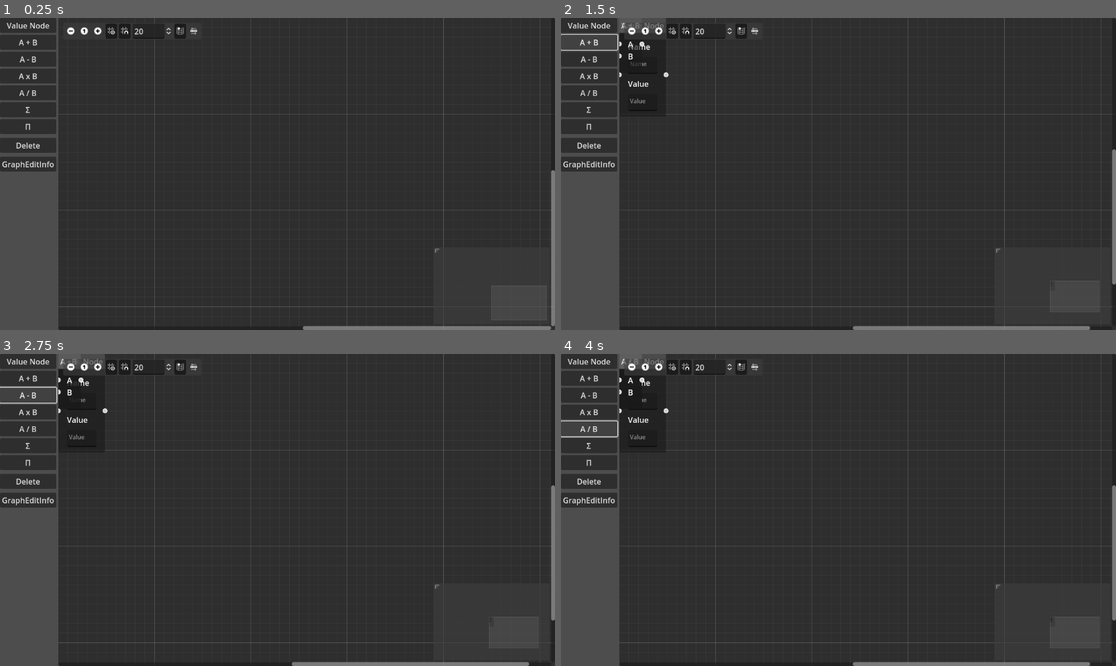
Above: before the commit, frames 1-4 (two rows, left to right).
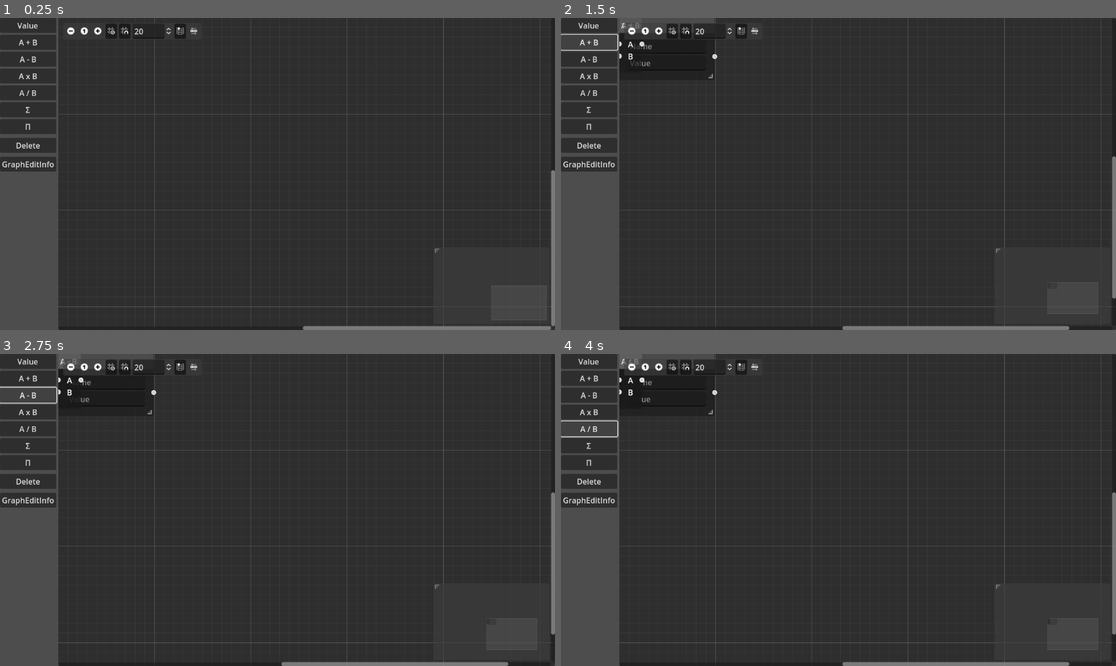
Above: after the commit, the same moments.

Repository: hrk4649/calc_node_editor
Game: Godot game, scene res://main.tscn
The game is run twice, just before and just after one commit, with the same random seed, the same clock (stepped at 60 frames per second) and the same inputs.
Inputs:
- Up to frame 1 (0.25 s): no input
- Up to frame 2 (1.5 s): click "Value Node" (after the commit: "Value") at 0.5 s; click "A + B" at 1.25 s
- Up to frame 3 (2.75 s): click "A - B" at 2 s
- Up to frame 4 (4 s): click "A x B" at 2.75 s; click "A / B" at 3.5 s

The runs differ from the first frame. In frame 1, less than 0.1% of the frame differs, in the area x 1-9%, y 1-4%; in frame 2, 0.6%, in the area x 1-100%, y 0-100%; in frame 3, 0.6%; in frame 4, 0.6%.

Commit message:
change TextEdit to LineEdit

Diff:
--- a/godot4/main.tscn
+++ b/godot4/main.tscn
@@ -24,7 +24,7 @@
 
 [node name="ButtonValueNode" type="Button" parent="HBoxContainer/VBoxContainer"]
 layout_mode = 2
-text = "Value Node"
+text = "Value"
 
 [node name="ButtonAddOpNode" type="Button" parent="HBoxContainer/VBoxContainer"]
 layout_mode = 2
--- a/godot4/value_node.gd
+++ b/godot4/value_node.gd
@@ -3,8 +3,8 @@
 signal change_name(id, node_name)
 signal change_value(id, value)
 
-@onready var textEditName = $VBoxContainer/TextEditName
-@onready var textEditValue = $VBoxContainer/TextEditValue
+@onready var lineEditName = $VBoxContainer/LineEditName
+@onready var lineEditValue = $VBoxContainer/LineEditValue
 
 var node_type:
 	get:
@@ -13,10 +13,18 @@
 		pass
 
 func set_value(value):
-	textEditValue.text = str(value)
+	lineEditValue.text = str(value)
 
-func _on_text_edit_name_text_changed():
-	emit_signal("change_name", self.name, textEditName.text)
+func _on_resize_request(new_minsize):
+	self.size = new_minsize
 
-func _on_text_edit_value_text_changed():
-	emit_signal("change_value", self.name, int(textEditValue.text))
+func _on_line_edit_name_text_changed(new_text):
+	emit_signal("change_name", self.name, lineEditName.text)
+
+func _on_line_edit_value_text_changed(new_text):
+	var numValue = null
+	if new_text.contains("."):
+		numValue = float(new_text)
+	else:
+		numValue = int(new_text)
+	emit_signal("change_value", self.name, numValue)
--- a/godot4/value_node.tscn
+++ b/godot4/value_node.tscn
@@ -3,15 +3,10 @@
 [ext_resource type="Script" path="res://value_node.gd" id="1_ifx1m"]
 
 [node name="ValueNode" type="GraphNode"]
-anchors_preset = 15
-anchor_right = 1.0
-anchor_bottom = 1.0
-offset_top = -3.0
-offset_right = -955.0
-offset_bottom = -446.0
-grow_horizontal = 2
-grow_vertical = 2
-title = "Value Node"
+offset_right = 198.0
+offset_bottom = 129.0
+title = "Value"
+resizable = true
 slot/0/left_enabled = true
 slot/0/left_type = 0
 slot/0/left_color = Color(1, 1, 1, 1)
@@ -27,27 +22,16 @@
 layout_mode = 2
 size_flags_vertical = 3
 
-[node name="LabelName" type="Label" parent="VBoxContainer"]
+[node name="LineEditName" type="LineEdit" parent="VBoxContainer"]
 layout_mode = 2
-size_flags_vertical = 6
-text = "Name"
-
-[node name="TextEditName" type="TextEdit" parent="VBoxContainer"]
-layout_mode = 2
-size_flags_vertical = 3
-theme_override_font_sizes/font_size = 12
+theme_override_font_sizes/font_size = 16
 placeholder_text = "Name"
 
-[node name="LabelValue" type="Label" parent="VBoxContainer"]
+[node name="LineEditValue" type="LineEdit" parent="VBoxContainer"]
 layout_mode = 2
-size_flags_vertical = 6
-text = "Value"
-
-[node name="TextEditValue" type="TextEdit" parent="VBoxContainer"]
-layout_mode = 2
-size_flags_vertical = 3
-theme_override_font_sizes/font_size = 12
+theme_override_font_sizes/font_size = 16
 placeholder_text = "Value"
 
-[connection signal="text_changed" from="VBoxContainer/TextEditName" to="." method="_on_text_edit_name_text_changed"]
-[connection signal="text_changed" from="VBoxContainer/TextEditValue" to="." method="_on_text_edit_value_text_changed"]
+[connection signal="resize_request" from="." to="." method="_on_resize_request"]
+[connection signal="text_changed" from="VBoxContainer/LineEditName" to="." method="_on_line_edit_name_text_changed"]
+[connection signal="text_changed" from="VBoxContainer/LineEditValue" to="." method="_on_line_edit_value_text_changed"]
